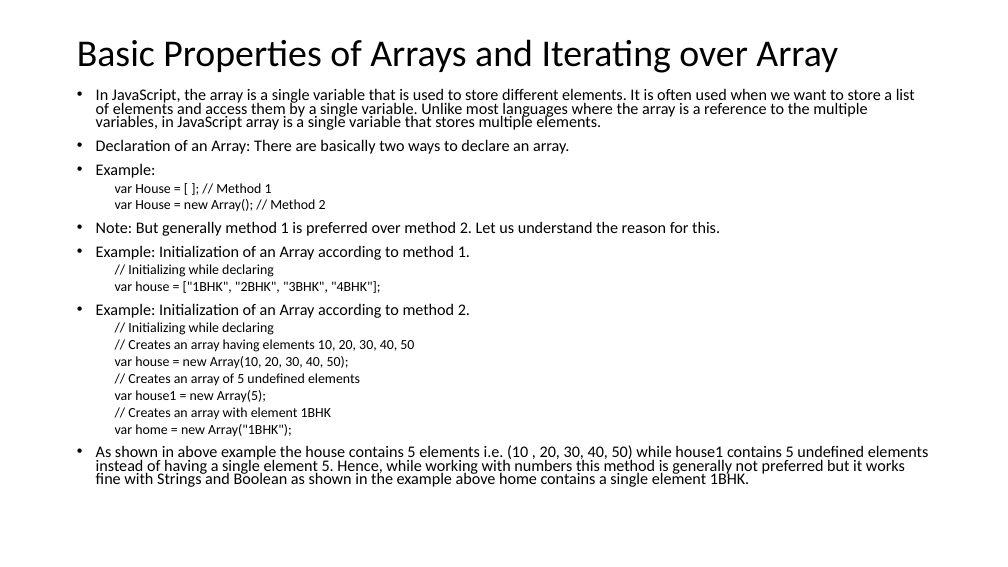
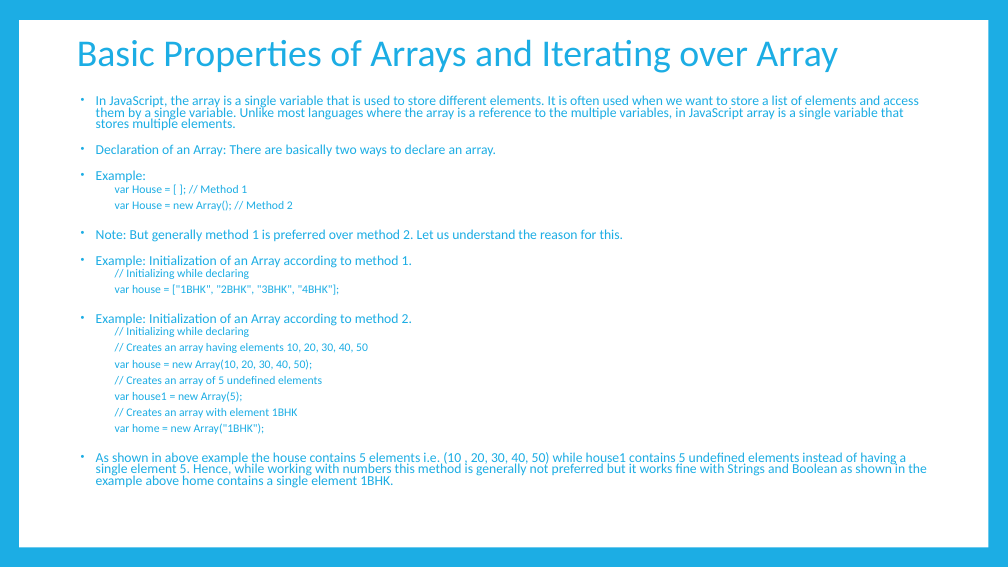
Before and after one commit to PramodJana/JavaScript, a slide deck: slide 2 of GFG JS Course Curriculam/Articles/005 Arrays.pptx. Drawn at 1008x567 pixels with LibreOffice and Linux fonts; fonts in the diff are those of the drawing. Boxes give left, top, right and bottom in pixels: in the first picture for what was removed or moved away, otherwise in the second. Text is boxed around its words. In the diff, an @@ line names an element or a change of style, - is before the commit and + after.

```diff
--- a/GFG JS Course Curriculam/Articles/005 Arrays.pptx
+++ b/GFG JS Course Curriculam/Articles/005 Arrays.pptx
@@ background #FFFFFF to #1CADE4 @@
@@ rectangle added at (19, 20, 988, 547), fill #FFFFFF @@
@@ title "Basic Properties of Arrays and ..." at (77, 39, 838, 73): text colour #000000 to #1CADE4 @@
@@ text "In JavaScript, the array is ...": place and size @@
-text "In JavaScript, the array is ..." at (96, 88, 929, 487)
+text "In JavaScript, the array is ..." at (96, 95, 927, 488)
@@ text "In JavaScript, the array is ..." at (96, 95, 927, 488): size 15.4 to 12.9 pt in "In JavaScript, the array is a single ...", "Declaration of an Array: There are basically ...", "Example:", "Note: But generally method 1 is preferred ..." and 3 more places; text colour #000000 to #1CADE4; size 13.2 to 11.1 pt in "var House = [ ]; // Method ...", "var House = new Array(); // Method ...", "// Initializing while declaring", "var house = ["1BHK", "2BHK", "3BHK", "4BHK"];" and 7 more places; indent changed; more space between paragraphs @@
```
Also in this commit, not shown: 2 other slides changed, 18 slides added, 18 slides removed, 8 other files.
